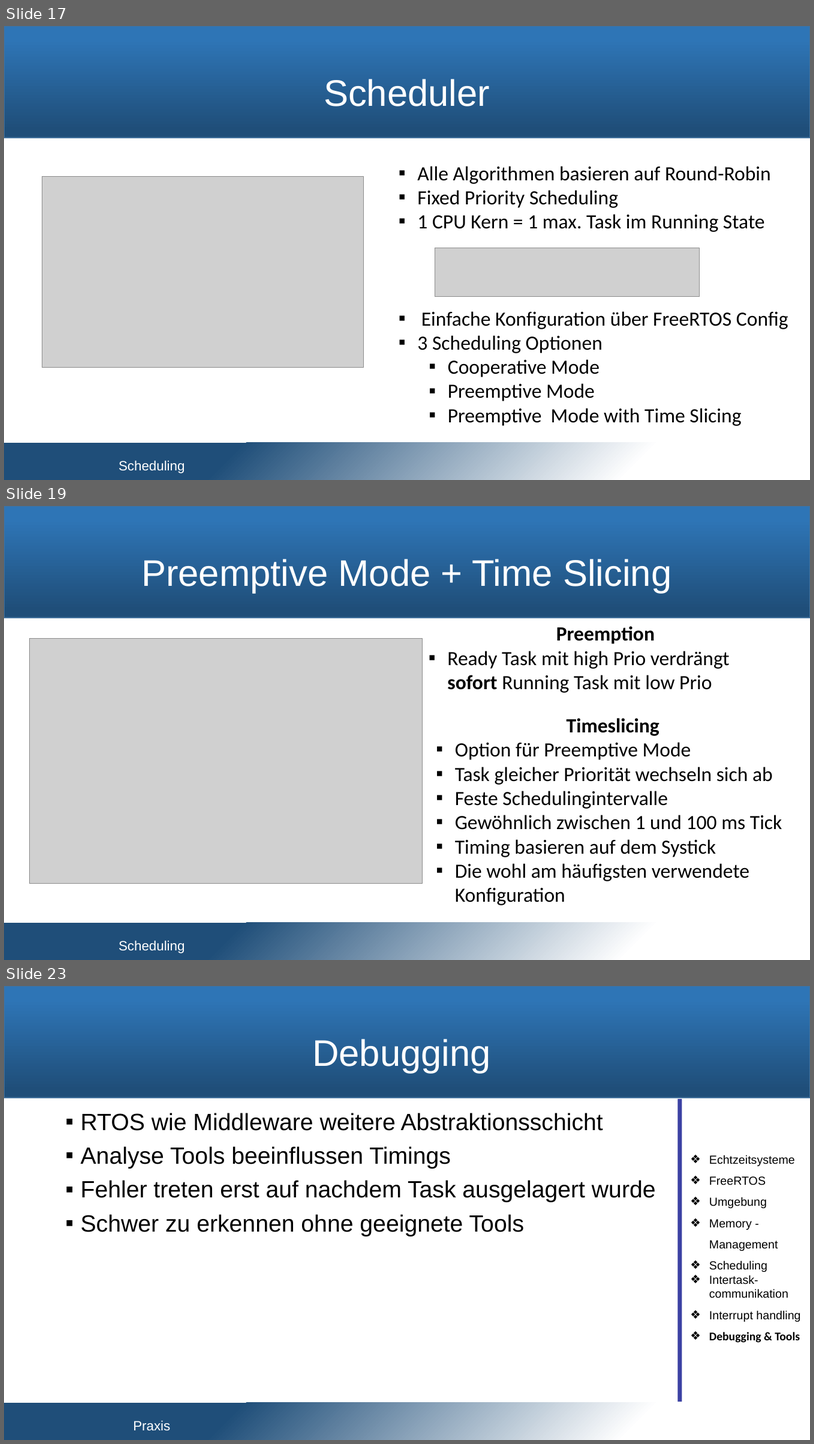
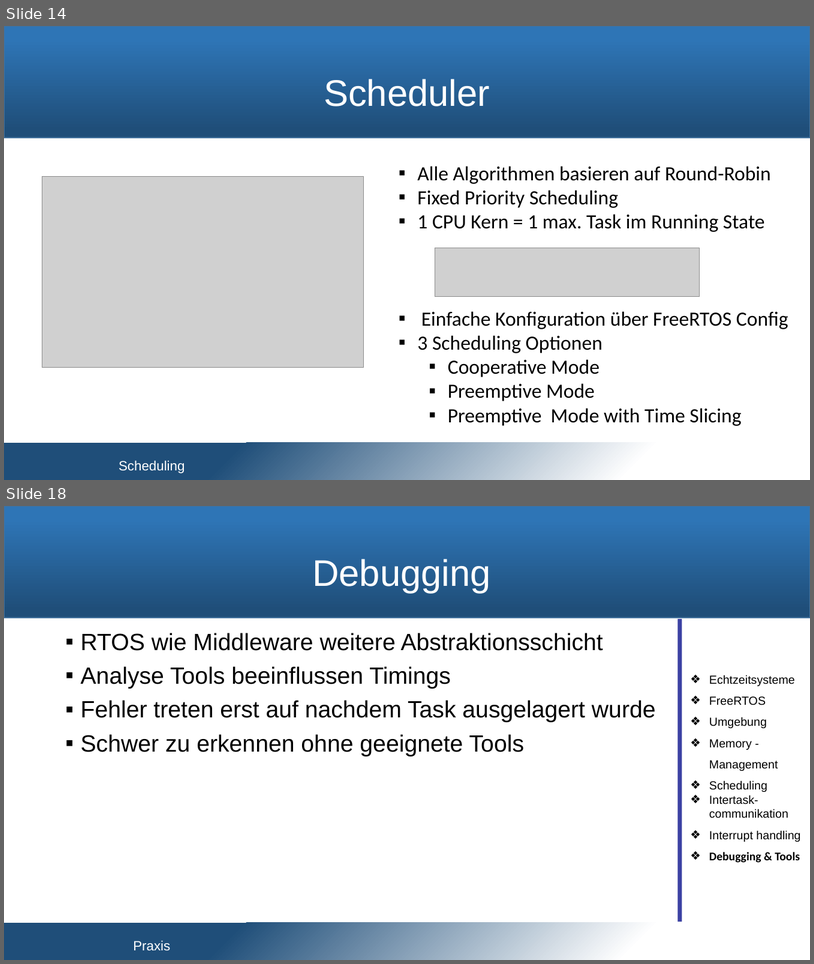
Before and after one commit to snobz/Seminar_BS_2017, a slide deck: Päsi/Seminar Betriebssysteme.pptx. Shown one above the other, each under a label of ours: slides 17, 19 and 23 before the commit, slides 14 and 18 after it; the slides between them are not shown. The pictures are 814x1444 and 814x964 pixels, drawn with LibreOffice and Linux fonts; fonts in the diff are those of the drawing; grey boxes stand for pictures; background and template pictures are left out. Boxes give left, top, right and bottom in pixels: in the first picture for what was removed or moved away, otherwise in the second. Text is boxed around its words. In the diff, an @@ line names an element or a change of style, - is before the commit and + after.

```diff
--- a/Päsi/Seminar Betriebssysteme.pptx
+++ b/Päsi/Seminar Betriebssysteme.pptx
@@ slide 19 removed at [4, 506, 810, 960], background #FFFFFF; not listed: 2 template elements that a slide beside it also shows @@
@@ title removed at [141, 559, 672, 593] @@
-Preemptive Mode + Time Slicing
@@ text removed at [447, 626, 730, 693] @@
-Preemption
-▪ Ready Task mit high Prio verdrängt sofort Running Task mit low Prio
@@ picture removed at [29, 639, 423, 883] @@
@@ text removed at [455, 718, 783, 905] @@
-Timeslicing
-▪ Option für Preemptive Mode
-▪ Task gleicher Priorität wechseln sich ab
-▪ Feste Schedulingintervalle
-▪ Gewöhnlich zwischen 1 und 100 ms Tick
-▪ Timing basieren auf dem Systick
-▪ Die wohl am häufigsten verwendete Konfiguration
@@ text removed at [119, 940, 185, 953] @@
-Scheduling
@@ what was slide 17 is now slide 14 @@
@@ what was slide 23 is now slide 18 @@
```
Also in this commit, not shown: 11 slides changed, 4 other slides removed.
